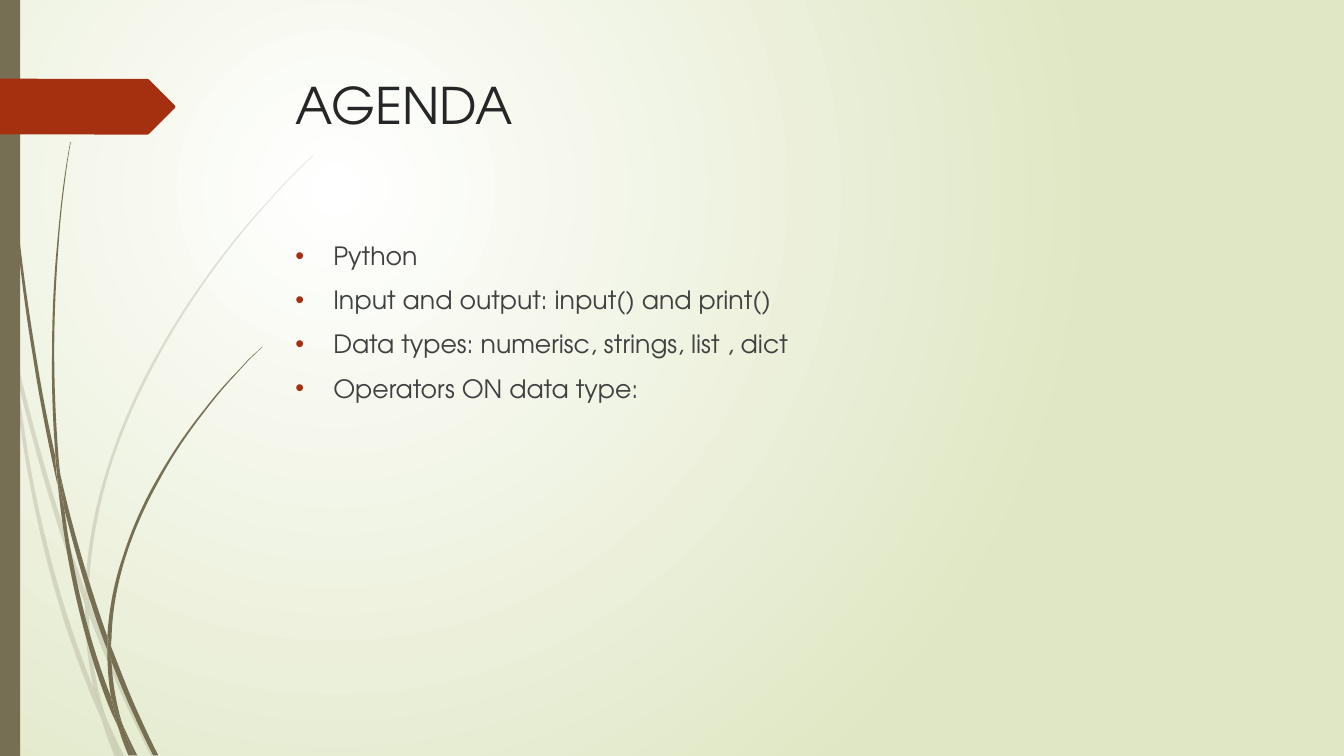
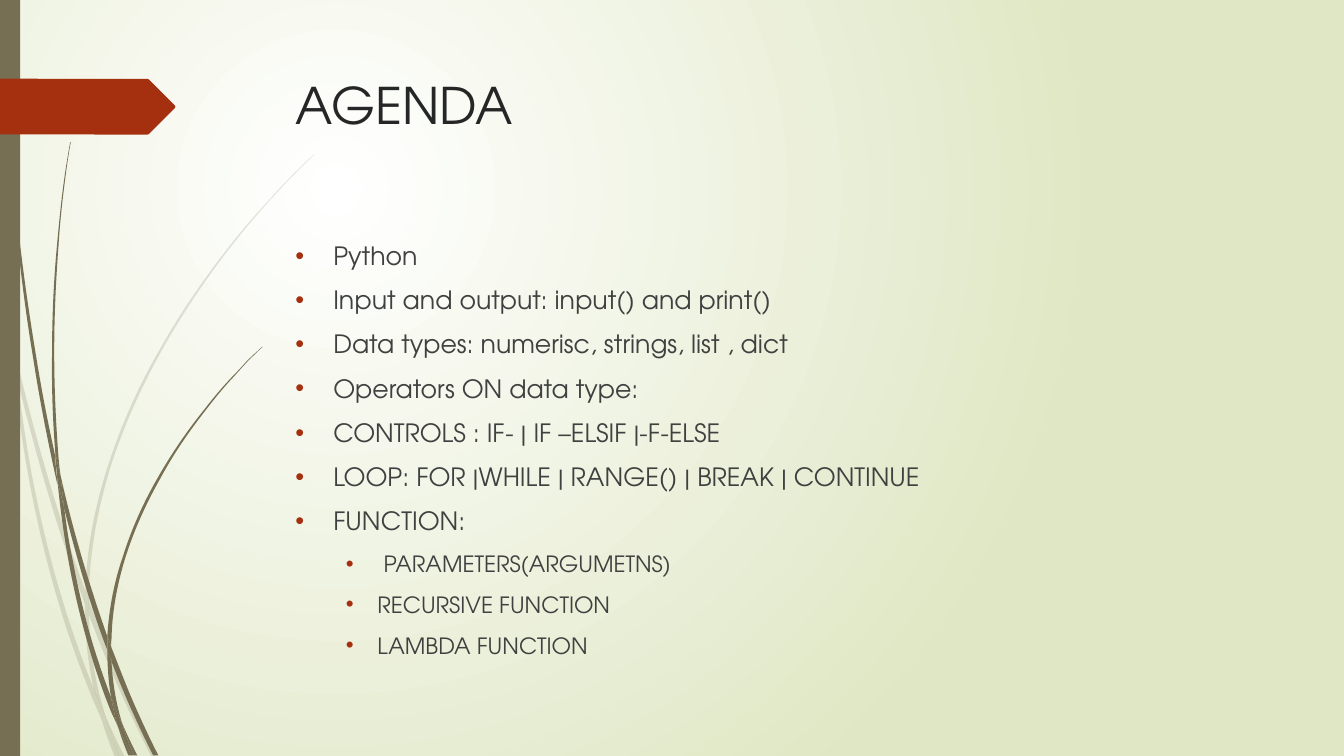
Before and after one commit to reesenacario/cs2022, a slide deck: slide 2 of 4110E240MyjournalinPython.pptx. Drawn at 1344x756 pixels with LibreOffice and Linux fonts; fonts in the diff are those of the drawing. Boxes give left, top, right and bottom in pixels: in the first picture for what was removed or moved away, otherwise in the second. Text is boxed around its words. In the diff, an @@ line names an element or a change of style, - is before the commit and + after.

```diff
--- a/4110E240MyjournalinPython.pptx
+++ b/4110E240MyjournalinPython.pptx
@@ text at [333, 423, 920, 655]: paragraphs added @@
+• CONTROLS : IF- | IF –ELSIF |-F-ELSE
+• LOOP: FOR |WHILE | RANGE() | BREAK | CONTINUE
+• FUNCTION:
+  • PARAMETERS(ARGUMETNS)
+  • RECURSIVE FUNCTION
+  • LAMBDA FUNCTION
```
Also in this commit, not shown: 7 other slides changed, 89 slides added, 1 slide removed.
